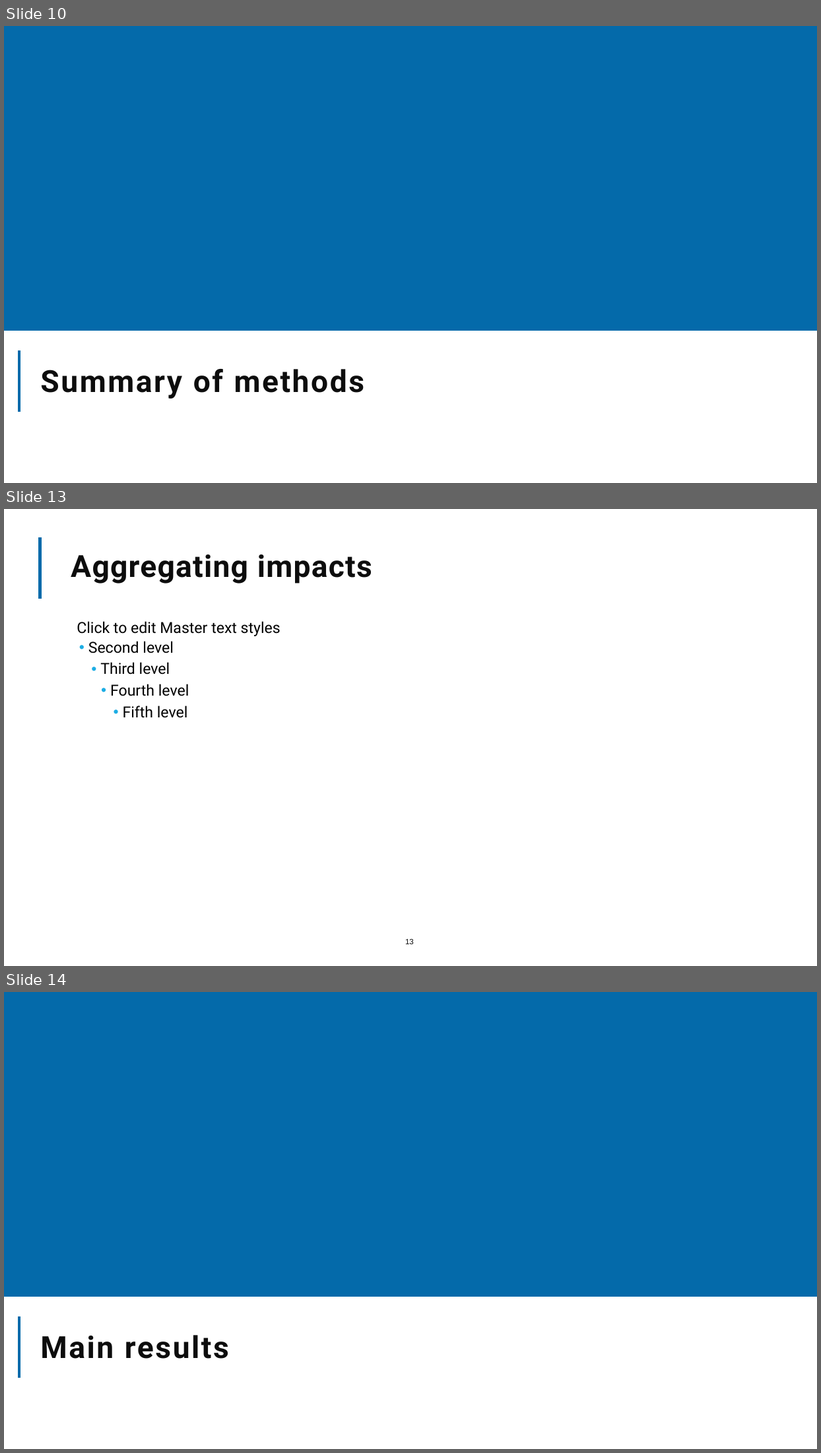
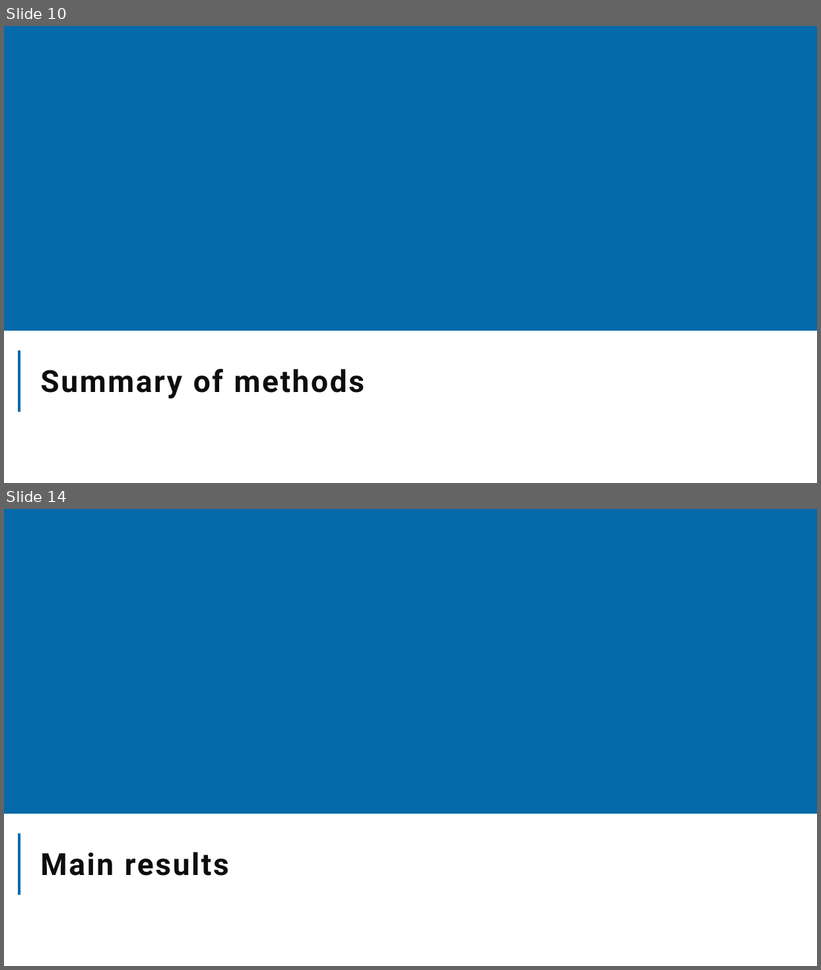
Before and after one commit to The-Strategy-Unit/nhp_sbr_impacts, a slide deck: NHP_SBR impacts_2024.pptx. Shown one above the other, each under a label of ours: slides 10, 13 and 14 before the commit, slides 10 and 14 after it; the slides between them are not shown. The pictures are 821x1453 and 821x970 pixels, drawn with LibreOffice and Linux fonts; fonts in the diff are those of the drawing; background and template pictures are left out. Boxes give left, top, right and bottom in pixels: in the first picture for what was removed or moved away, otherwise in the second. Text is boxed around its words. In the diff, an @@ line names an element or a change of style, - is before the commit and + after.

```diff
--- a/NHP_SBR impacts_2024.pptx
+++ b/NHP_SBR impacts_2024.pptx
@@ slide 13 removed at (4, 509, 817, 966), background picture (left out) @@
@@ rectangle removed at (659, 525, 795, 625) @@
@@ line removed from (40, 599) to (40, 537) @@
@@ title removed at (71, 555, 372, 584) @@
-Aggregating impacts
@@ text removed at (77, 621, 281, 718) @@
-  Click to edit Master text styles
-  • Second level
-    • Third level
-      • Fourth level
-        • Fifth level
@@ page number removed at (405, 939, 414, 945) @@
-13
```
Also in this commit, not shown: 1 slide changed, 2 slides added, 1 other slide removed, 1 other file.
